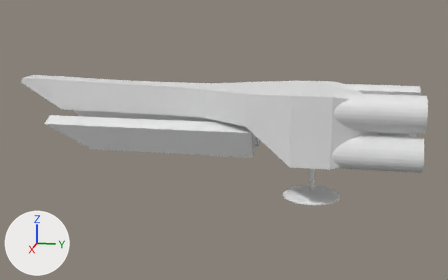
Two versions of the Blender file TabletopWargameProject/Графические элементы/Модели/Human Battleship/Human Battleship Draft.blend, one commit apart.
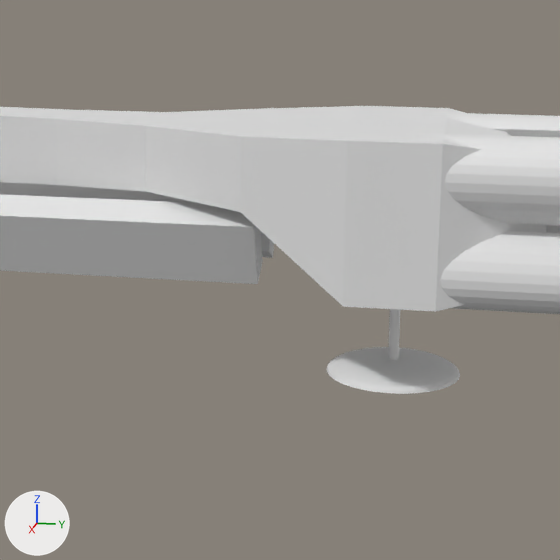
There are two pictures of each version: one whole from a 50 mm camera at (35.1, 1.8, 11.9) aimed at (-0.1, -5.3, 3.1), one close up on the part from 32% to 86% of the width and 12% to 99% of the height. The axes (+X, +Y, +Z) are drawn at lower left. The lights are the same throughout. The last two pictures show the newer version.

Names of what the first close-up shows: 'Куб', 'Куб.001', 'Куб.002', 'Цилиндр', 'Цилиндр.001', 'Цилиндр.002', 'Цилиндр.004'.
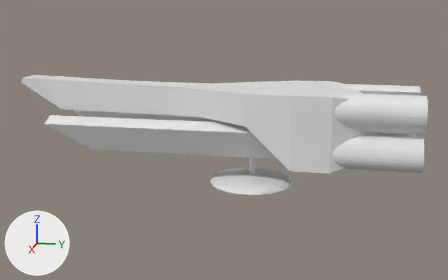
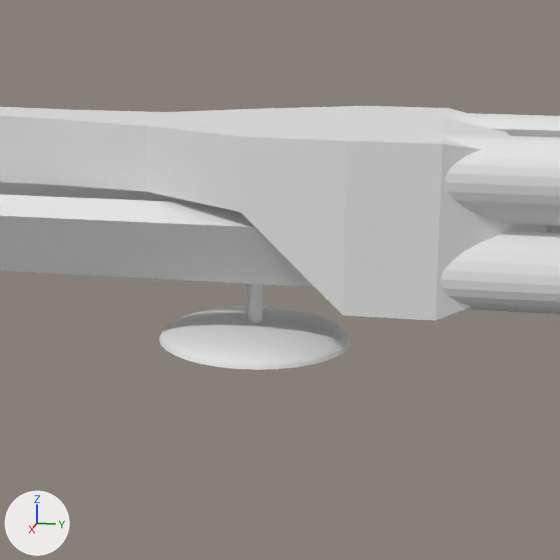
The newer file is also rescaled (x0.684), turned or shifted as a whole; pictures and numbers use the older file's frame.

Diff of the bpy script that builds the scene:
```diff
--- a/TabletopWargameProject/Графические элементы/Модели/Human Battleship/Human Battleship Draft.blend.py
+++ b/TabletopWargameProject/Графические элементы/Модели/Human Battleship/Human Battleship Draft.blend.py
@@ me_куб_001 @@
 # used by ob_куб; location = (0.0, 0.0, 4.58)
 # before: 2 (-2.8, 1.1, -2.1), 6 (2.8, 1.1, -2.1) at pixel (435, 311), 8 (-2.8, -1.1, -2.1), 11 (2.8, -1.1, -2.1) at pixel (342, 306)
-me_куб_001.from_pydata(...)  # 62 vertices, 55 faces; spans x -2.8..2.8, y -17.8..5.2, z -2.1..2.0
+me_куб_001.from_pydata(...)  # 62 vertices, 55 faces; spans x -2.8..2.8, y -17.8..5.2, z -2.3..2.0
+# me_куб_001 part 1
+for i in [2, 6, 8, 11]: me_куб_001.vertices[i].co += Vector((0.0, 0.0, -0.2))
@@ ob_цилиндр @@
 ob_цилиндр = bpy.data.objects.new('Цилиндр', me_цилиндр)
-ob_цилиндр.location = (0.0, 0.0, 1.46)
-ob_цилиндр.scale = (1.0, 1.0, 0.968)
+ob_цилиндр.location = (0.02, -3.57, 2.79)
+ob_цилиндр.scale = (1.46, 1.46, 1.42)
```

Location of each change, (x1, y1, x2, y2) in pixels of the close-ups (560 x 560 px; the box of a moved part takes in the faces that stretch with it):
'Куб', reshaped: before (0, 106, 560, 312); after (0, 106, 560, 321)
'Цилиндр', moved, rescaled: before (327, 309, 460, 394); after (159, 284, 350, 370)
part 1 of me_куб_001, moved or reshaped: before (240, 137, 505, 312); after (240, 137, 505, 321)
